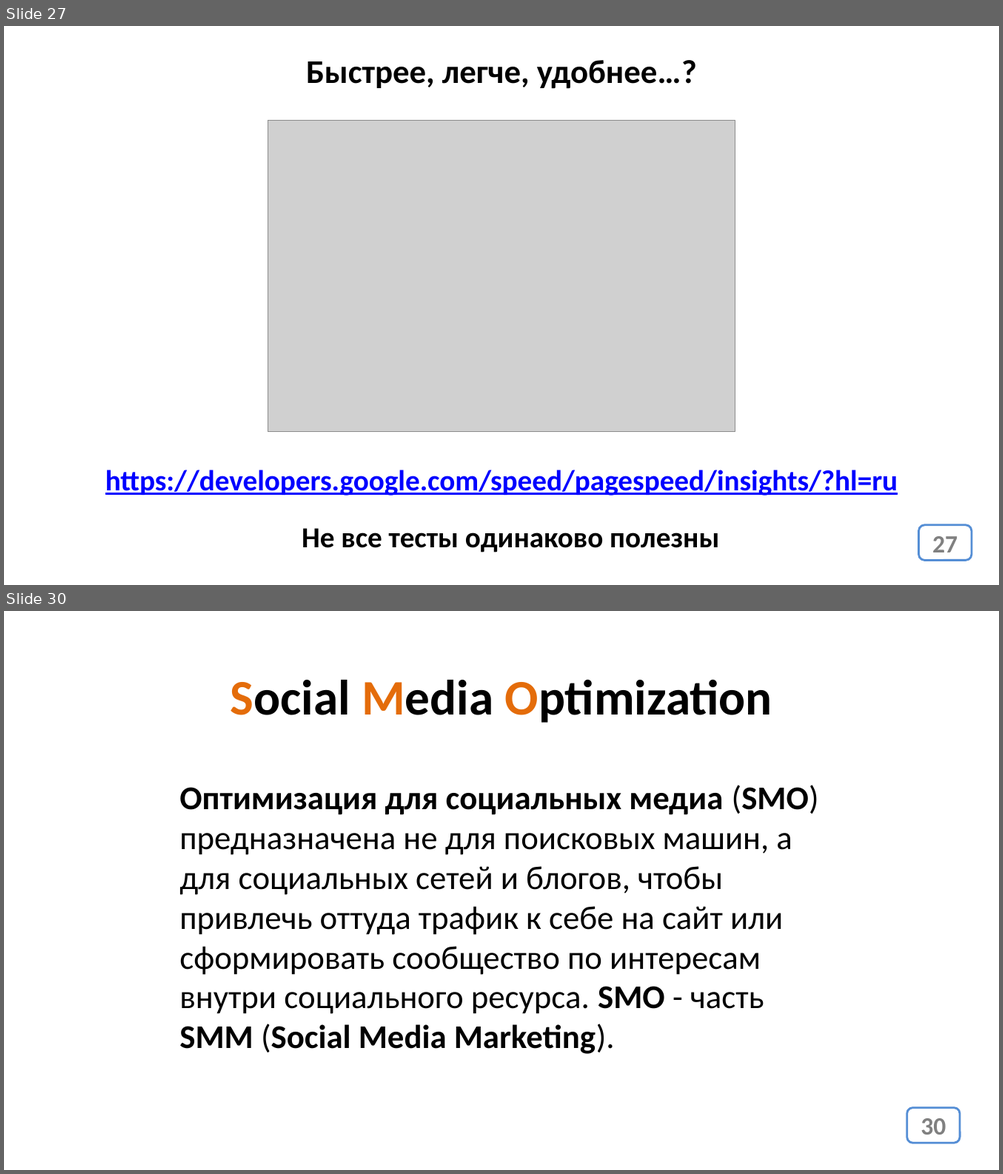
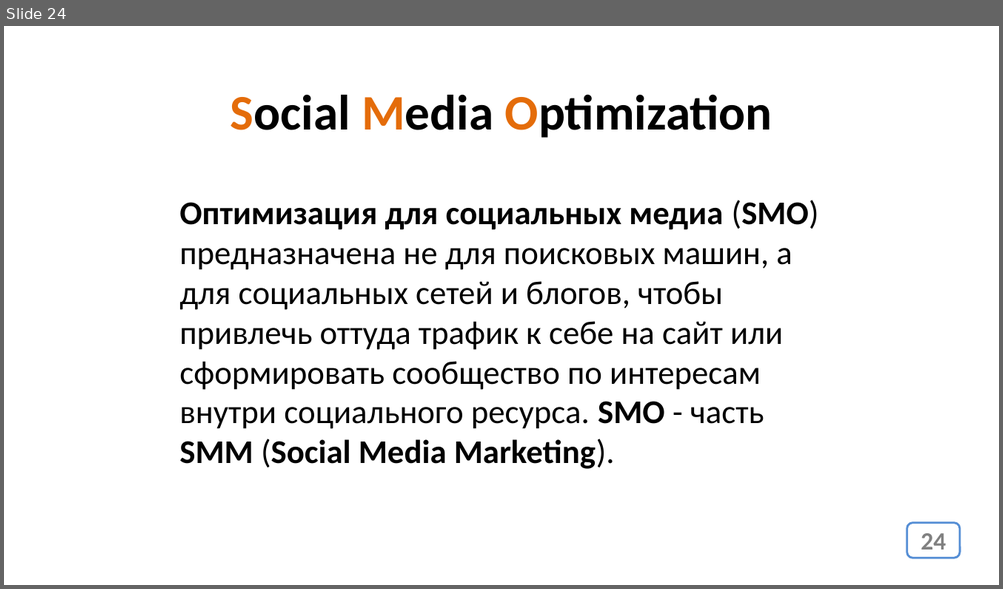
Before and after one commit to web38-ortdnipro/lesson14, a slide deck: lesson14.pptx. Shown one above the other, each under a label of ours: slides 27 and 30 before the commit, slide 24 after it; the slides between them are not shown. The pictures are 1003x1174 and 1003x589 pixels, drawn with LibreOffice and Linux fonts; fonts in the diff are those of the drawing; grey boxes stand for pictures. Boxes give left, top, right and bottom in pixels: in the first picture for what was removed or moved away, otherwise in the second. Text is boxed around its words. In the diff, an @@ line names an element or a change of style, - is before the commit and + after.

```diff
--- a/lesson14.pptx
+++ b/lesson14.pptx
@@ slide 27 removed at bbox=[4, 26, 999, 585], background #FFFFFF @@
@@ text removed at bbox=[306, 60, 697, 89] @@
-Быстрее, легче, удобнее…?
@@ picture removed at bbox=[268, 121, 735, 432] @@
@@ text removed at bbox=[105, 470, 897, 496] @@
-https://developers.google.com/speed/pagespeed/insights/?hl=ru
@@ text removed at bbox=[301, 528, 719, 553] @@
-Не все тесты одинаково полезны
@@ page number removed at bbox=[919, 526, 972, 560] @@
-27
@@ what was slide 30 is now slide 24 @@
@@ page number at bbox=[920, 534, 945, 550]: text changed @@
-30
+24
```
Also in this commit, not shown: 2 slides changed, 5 other slides removed, 1 other file.
